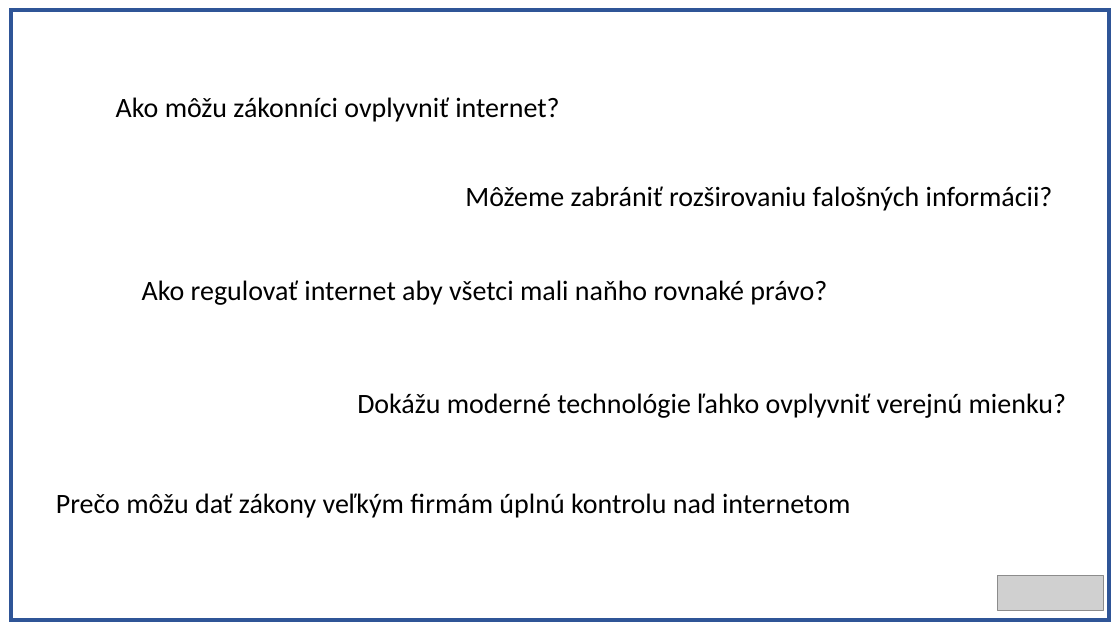
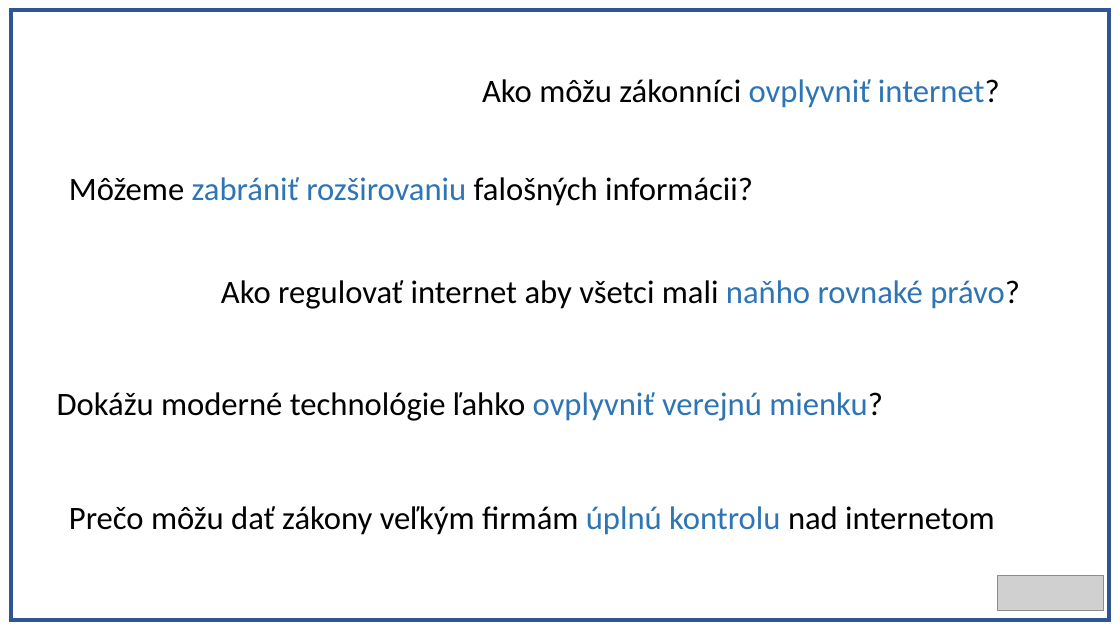
Before and after one commit to Realrio13/projekt, a slide deck: slide 2 of PrezentaciaRiso.pptx. Drawn at 1120x630 pixels with LibreOffice and Linux fonts; fonts in the diff are those of the drawing; grey boxes stand for pictures. Boxes give left, top, right and bottom in pixels: in the first picture for what was removed or moved away, otherwise in the second. Text is boxed around its words. In the diff, an @@ line names an element or a change of style, - is before the commit and + after.

```diff
--- a/PrezentaciaRiso.pptx
+++ b/PrezentaciaRiso.pptx
@@ text "Ako môžu zákonníci ovplyvniť internet?" moved from (x1=116, y1=97, x2=559, y2=122) to (x1=482, y1=79, x2=1000, y2=108) @@
@@ text "Ako môžu zákonníci ovplyvniť internet?" at (x1=482, y1=79, x2=1000, y2=108): size 24 to 28 pt; text colour #000000 to #2E75B6 in "ovplyvniť internet?" @@
@@ text "Môžeme zabrániť rozširovaniu falošných informácii?" moved from (x1=465, y1=186, x2=1053, y2=211) to (x1=69, y1=177, x2=753, y2=206) @@
@@ text "Môžeme zabrániť rozširovaniu falošných informácii?" at (x1=69, y1=177, x2=753, y2=206): size 24 to 28 pt; text colour #000000 to #2E75B6 in "zabrániť rozširovaniu" @@
@@ text "Ako regulovať internet aby všetci ..." moved from (x1=142, y1=280, x2=827, y2=305) to (x1=221, y1=280, x2=1020, y2=309) @@
@@ text "Ako regulovať internet aby všetci ..." at (x1=221, y1=280, x2=1020, y2=309): size 24 to 28 pt; text colour #000000 to #2E75B6 in "naňho rovnaké právo?" @@
@@ text "Dokážu moderné technológie ľahko ovplyvniť ..." moved from (x1=357, y1=393, x2=1066, y2=418) to (x1=57, y1=392, x2=883, y2=421) @@
@@ text "Dokážu moderné technológie ľahko ovplyvniť ..." at (x1=57, y1=392, x2=883, y2=421): size 24 to 28 pt; text colour #000000 to #2E75B6 in "ovplyvniť verejnú mienku?" @@
@@ text "Prečo môžu dať zákony veľkým ..." moved from (x1=56, y1=493, x2=850, y2=518) to (x1=69, y1=506, x2=995, y2=535) @@
@@ text "Prečo môžu dať zákony veľkým ..." at (x1=69, y1=506, x2=995, y2=535): size 24 to 28 pt; text colour #000000 to #2E75B6 in "úplnú kontrolu" @@
```
Also in this commit, not shown: 4 other slides changed.
